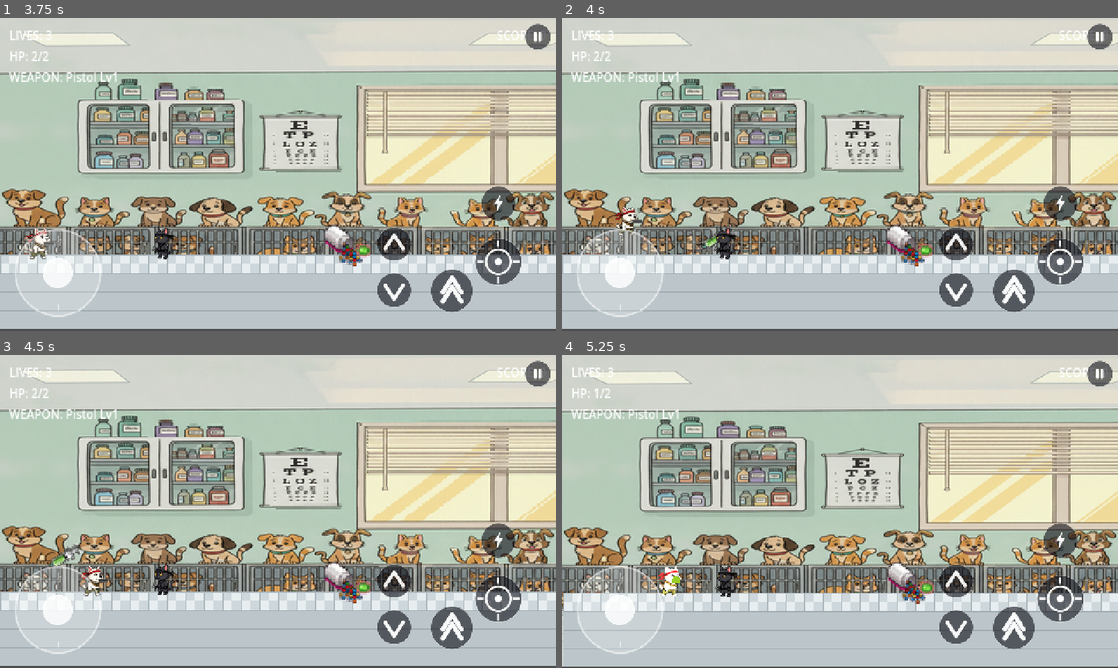
Above: before the commit, frames 1-4 (two rows, left to right).
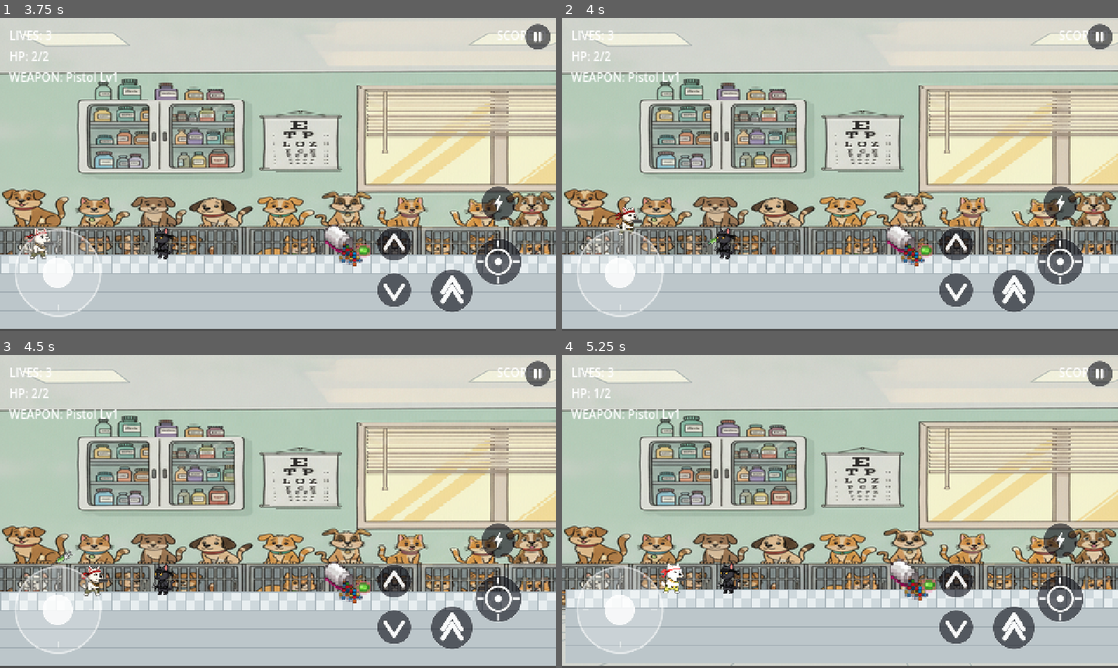
Above: after the commit, the same moments.

Repository: artjoman/westie-rambo-godot-game
Game: Godot game, scene res://scenes/levels/level_06.tscn
The game is run twice, just before and just after one commit, with the same random seed, the same clock (stepped at 60 frames per second) and the same inputs. This scene is started directly instead of the project's main scene.
Inputs (mouse positions are in pixels of both pictures, inside the frame that each line leads up to):
- Up to frame 1 (3.75 s): tap Enter at 0.5 s; drag from (55, 271) to (239, 243) at 0.52 s; drag from (166, 190) to (77, 243) at 1.27 s; move the mouse to (333, 105) at 2.02 s; hold A (move_left) 2.03-2.75 s; hold K (shoot) 2.03-2.75 s; drag from (250, 237) to (111, 127) at 2.77 s; move the mouse to (444, 221) at 3.52 s; hold D (move_right) from 3.53 s (still down); tap B at 3.6 s
- Up to frame 2 (4 s): keep holding D (move_right); tap Space (jump) at 3.77 s
- Up to frame 3 (4.5 s): release D (move_right) at 4.25 s; drag from (111, 464) to (161, 580) at 4.27 s
- Up to frame 4 (5.25 s): move the mouse to (867, 511) at 5.02 s; hold D (move_right) from 5.03 s (still down); tap 2 at 5.1 s; click (867, 511) at 5.17 s

Frame 1 is identical in both runs. In frame 2, 0.1% of the frame differs, in the area x 23-32%, y 66-76%; in frame 3, 0.2%; in frame 4, 23%, in the area x 0-100%, y 4-100%.

Commit message:
Shrink syringe projectile hitbox and sprite
Boss vet's syringes had a noticeably larger collision box (10x8) than
every other bullet in the game (6x3) plus a 1.5x sprite scale, making
them nearly impossible to jump over -- especially in phase 2's rapid
3-shot volley. Shrunk to 7x4 collision / 0.85x sprite, much closer to
the standard bullet size.

Co-Authored-By: Claude Sonnet 5 <noreply@anthropic.com>

Diff:
--- a/scenes/weapons/syringe_bullet.tscn
+++ b/scenes/weapons/syringe_bullet.tscn
@@ -4,7 +4,7 @@
 [ext_resource type="Texture2D" path="res://assets/sprites/generated/syringe_bullet.png" id="2"]
 
 [sub_resource type="RectangleShape2D" id="RectangleShape2D_syringe"]
-size = Vector2(10, 8)
+size = Vector2(7, 4)
 
 [node name="SyringeBullet" type="Area2D"]
 collision_layer = 16
@@ -17,8 +17,8 @@
 shape = SubResource("RectangleShape2D_syringe")
 
 [node name="Sprite" type="Sprite2D" parent="."]
-scale = Vector2(1.5, 1.5)
+scale = Vector2(0.85, 0.85)
 texture = ExtResource("2")
 
 [node name="VisibleOnScreenNotifier2D" type="VisibleOnScreenNotifier2D" parent="."]
-rect = Rect2(-8, -8, 16, 16)
+rect = Rect2(-6, -6, 12, 12)
Not shown, changed: builds/android/rambo_westie.apk
Not shown, changed: builds/android/rambo_westie.apk.idsig
